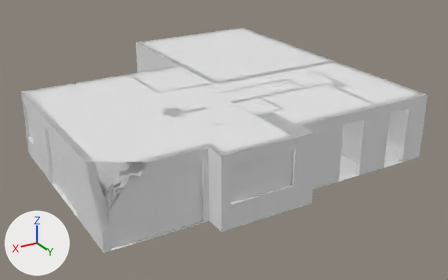
Before and after pictures for a commit that changed the glTF model 3d/spacer/mo/spacer.glb.
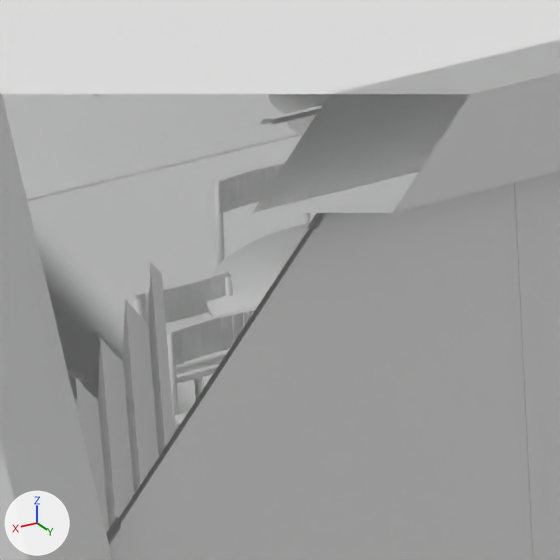
Each version is shown whole from a 50 mm camera at (18.74, 15.71, 10.67) aimed at (6.11, -5.34, 0.14), then close up on the part from 21% to 36% of the width and 54% to 77% of the height. The lights are fixed; the arrows at lower left show +X, +Y and +Z. The last two pictures show the newer version. Everything nearer to the camera than a plane just in front of the edit is cut away. Where no turn or scale is listed for an object, it has been applied to the vertices. Vertices at exactly the same position are counted once.

In view in the first close-up: 'static', 'szklo'.
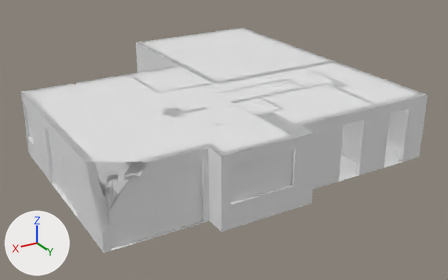
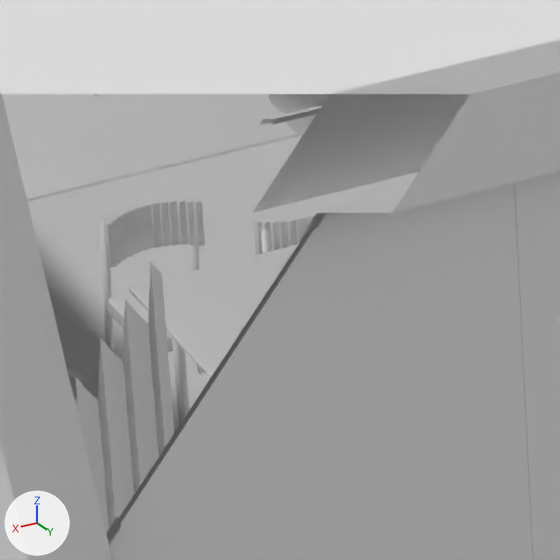
Location of each change, (x1, y1, x2, y2) in pixels of the close-ups (560 x 560 px; the box of a moved part takes in the faces that stretch with it):
part 1 of me_bateria, moved or reshaped (not visible afterwards)
    before: (225, 274, 233, 296)
part 2 of me_bateria, moved or reshaped (not visible afterwards)
    before: (242, 308, 253, 328)
part 3 of me_bateria, moved or reshaped (not visible afterwards)
    before: (231, 310, 243, 342)
part 4 of me_bateria, moved or reshaped (not visible afterwards)
    before: (220, 312, 234, 350)
part 5 of me_bateria, moved or reshaped (not visible afterwards)
    before: (209, 315, 223, 353)
part 6 of me_bateria, deleted
    before: (97, 161, 310, 433)
part 7 of me_bateria, reshaped
    before: (97, 223, 309, 427)
    after: (100, 197, 316, 425)

Patch to the scene script:
```diff
--- a/3d/spacer/mo/spacer.glb.py
+++ b/3d/spacer/mo/spacer.glb.py
@@ me_bateria @@
 # used by ob_static; location = (6.8, -6.35, 1.34)
-me_bateria.from_pydata(...)  # 20128 vertices, 35748 faces; spans x -6.8..6.8, y -7.15..7.15, z -1.34..1.34
+me_bateria.from_pydata(...)  # 20993 vertices, 37568 faces; spans x -6.8..6.8, y -7.15..7.15, z -1.34..1.34
+# me_bateria part 1: the loose piece of 40 vertices spanning x 5.1..5.15, y 3.76..3.84, z -1.34..-0.51 is scaled about its middle by (-0.985, -1, 1), then moved by (-0.28, 0.61, 0.0), in mat_a56cfe_rama_001 (white #e7e7e7)
+# me_bateria part 2: the loose piece of 56 vertices spanning x 5.16..5.21, y 4.11..4.14, z -0.64..-0.49 is scaled about its middle by (0.652, 1.54, 1.34), then moved by (-0.37, 0.35, -0.02), in mat_a56cfe_rama_001 (white #e7e7e7)
+# me_bateria part 3: the loose piece of 56 vertices spanning x 5.21..5.25, y 4.11..4.13, z -0.64..-0.49 is scaled about its middle by (0.7, 1.55, 1.34), then moved by (-0.44, 0.34, -0.02), in mat_a56cfe_rama_001 (white #e7e7e7)
+# me_bateria part 4: the loose piece of 56 vertices spanning x 5.25..5.3, y 4.11..4.13, z -0.64..-0.49 is scaled about its middle by (0.74, 1.52, 1.34), then moved by (-0.52, 0.33, -0.02), in mat_a56cfe_rama_001 (white #e7e7e7)
+# me_bateria part 5: the loose piece of 56 vertices spanning x 5.29..5.35, y 4.11..4.13, z -0.64..-0.49 is scaled about its middle by (0.773, 1.48, 1.34), then moved by (-0.6, 0.32, -0.02), in mat_a56cfe_rama_001 (white #e7e7e7)
+# me_bateria part 6: 68 loose pieces with 4135 vertices, spanning x 1.77..6.39, y -1.9..5.0, z -1.34..0.56, are deleted
+# me_bateria part 7: 12 vertices moved within x 4.44..4.85, y 3.44..4.46, z -0.86..0.47; 916 vertices removed from x 3.77..5.53, y 2.98..4.92, z -0.93..-0.59; 5104 vertices added at x 3.85..5.45, y 2.98..4.92, z -1.34..-0.49
+# other edits to the shape of me_bateria do not show in these pictures
 me_bateria.materials.append(mat_czern)
```
